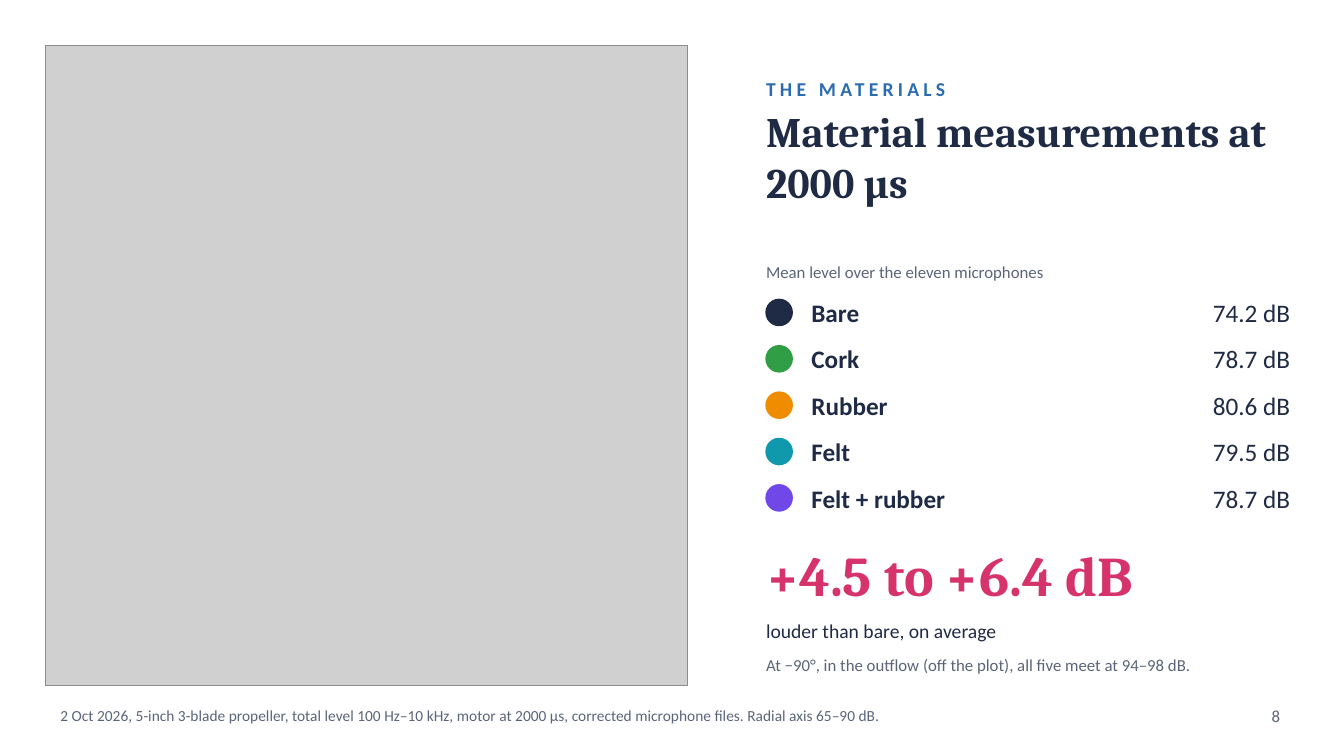
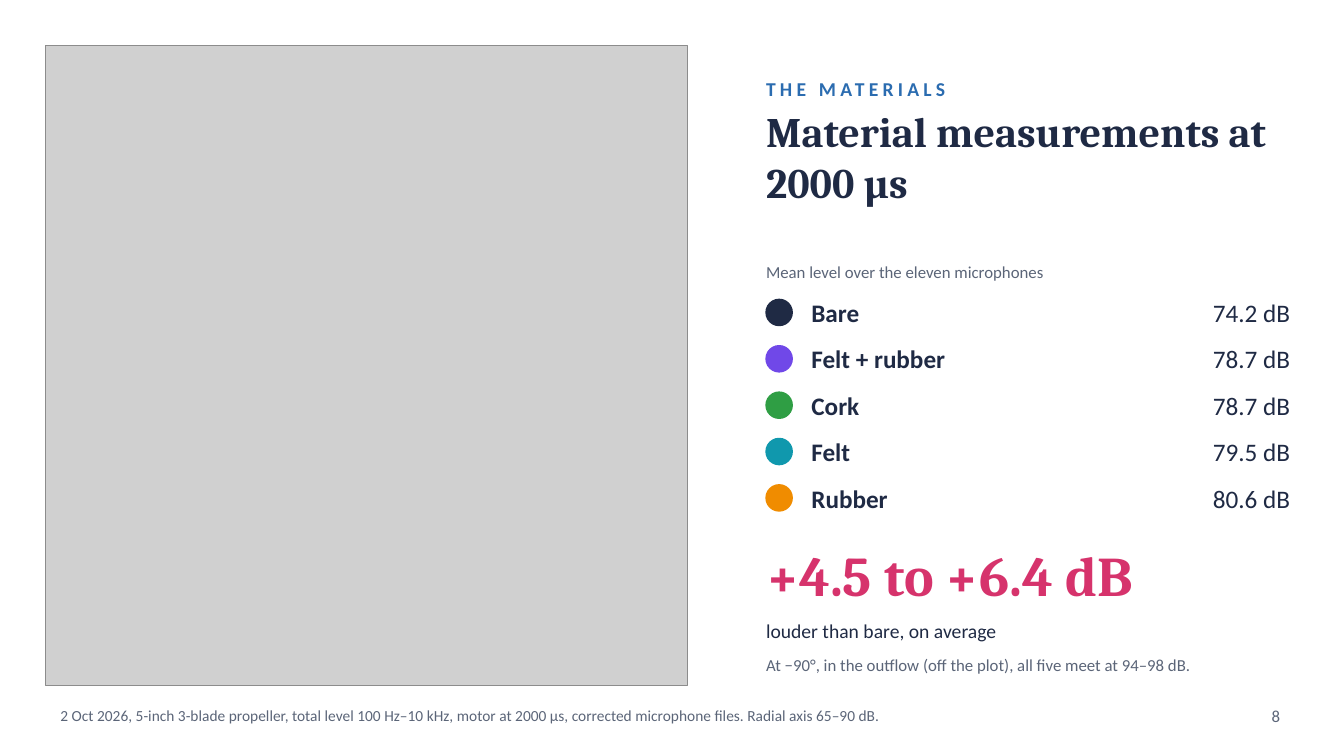
Before and after one commit to asdfgh0318/SoundVisualizer, a slide deck: slide 8 of docs/analysis/chamber-final-2026-10-01/slides/chamber-slides.pptx. Drawn at 1344x756 pixels with LibreOffice and Linux fonts; fonts in the diff are those of the drawing; grey boxes stand for pictures. Boxes give left, top, right and bottom in pixels: in the first picture for what was removed or moved away, otherwise in the second. Text is boxed around its words. In the diff, an @@ line names an element or a change of style, - is before the commit and + after.

```diff
--- a/docs/analysis/chamber-final-2026-10-01/slides/chamber-slides.pptx
+++ b/docs/analysis/chamber-final-2026-10-01/slides/chamber-slides.pptx
@@ ellipse at [766, 346, 792, 372]: fill #2F9E44 to #7048E8; outline #2F9E44 1 pt to #7048E8 1 pt @@
@@ text at [811, 350, 945, 368]: text changed @@
-Rubber
+Felt + rubber
@@ text "Cork": place and size @@
-text "Cork" at [811, 350, 859, 368]
+text "Cork" at [811, 397, 859, 415]
@@ ellipse at [766, 392, 792, 418]: fill #F08C00 to #2F9E44; outline #F08C00 1 pt to #2F9E44 1 pt @@
@@ text at [1213, 397, 1290, 415]: text changed @@
-80.6 dB
+78.7 dB
@@ ellipse at [766, 485, 792, 511]: fill #7048E8 to #F08C00; outline #7048E8 1 pt to #F08C00 1 pt @@
@@ text at [811, 490, 887, 508]: text changed @@
-Felt + rubber
+Rubber
@@ text at [1213, 490, 1290, 508]: text changed @@
-78.7 dB
+80.6 dB
```
Also in this commit, not shown: 3 other files.
